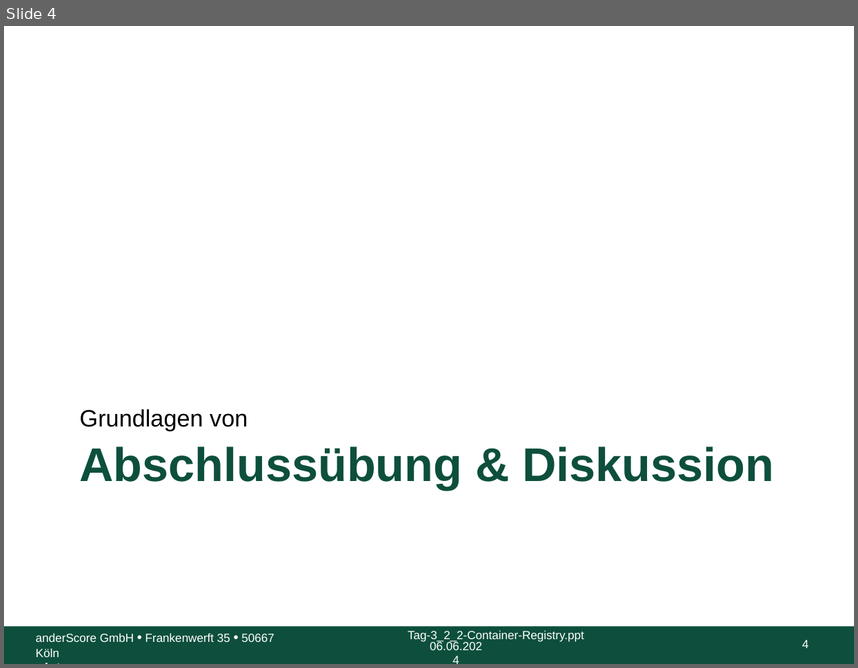
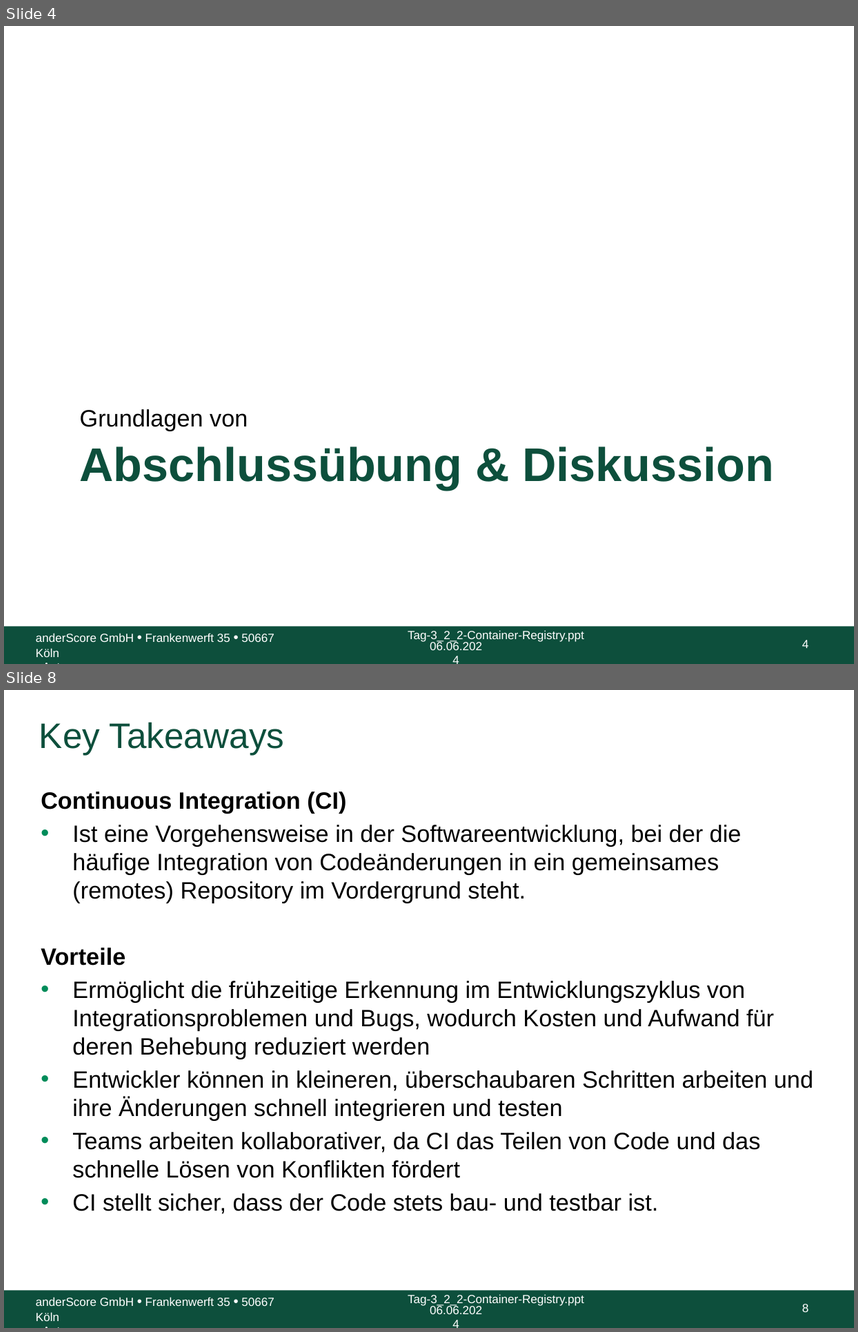
Before and after one commit to anderscore-gmbh/gitlab, a slide deck: slides/Tag-3_5-Abschluss.pptx. Shown one above the other, each under a label of ours: slide 4 before the commit, slides 4 and 8 after it; the slides between them are not shown. The pictures are 858x668 and 858x1332 pixels, drawn with LibreOffice and Linux fonts; fonts in the diff are those of the drawing; background and template pictures are left out. Boxes give left, top, right and bottom in pixels: in the first picture for what was removed or moved away, otherwise in the second. Text is boxed around its words. In the diff, an @@ line names an element or a change of style, - is before the commit and + after.

```diff
--- a/slides/Tag-3_5-Abschluss.pptx
+++ b/slides/Tag-3_5-Abschluss.pptx
@@ slide 8 added at box(4, 690, 854, 1328), background #FFFFFF; not listed: 5 template elements that a slide beside it also shows @@
@@ title added at box(39, 722, 285, 755), 30 pt, text #0D4F3C @@
+Key Takeaways
@@ text added at box(41, 791, 813, 1214), 20 pt, text #000000 @@
+Continuous Integration (CI)
+• Ist eine Vorgehensweise in der Softwareentwicklung, bei der die häufige Integration von Codeänderungen in ein gemeinsames (remotes) Repository im Vordergrund steht.
+Vorteile
+• Ermöglicht die frühzeitige Erkennung im Entwicklungszyklus von Integrationsproblemen und Bugs, wodurch Kosten und Aufwand für deren Behebung reduziert werden
+• Entwickler können in kleineren, überschaubaren Schritten arbeiten und ihre Änderungen schnell integrieren und testen
+• Teams arbeiten kollaborativer, da CI das Teilen von Code und das schnelle Lösen von Konflikten fördert
+• CI stellt sicher, dass der Code stets bau- und testbar ist.
```
Also in this commit, not shown: 1 slide changed, 7 other slides added.
